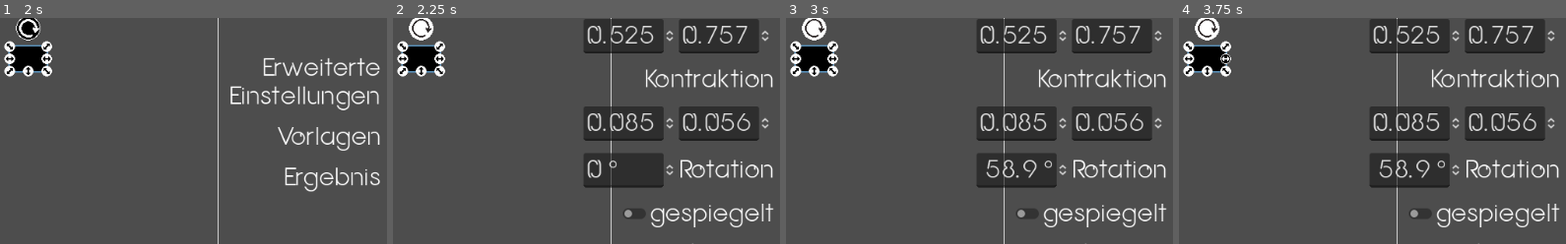
Above: before the commit, frames 1-4 (left to right).
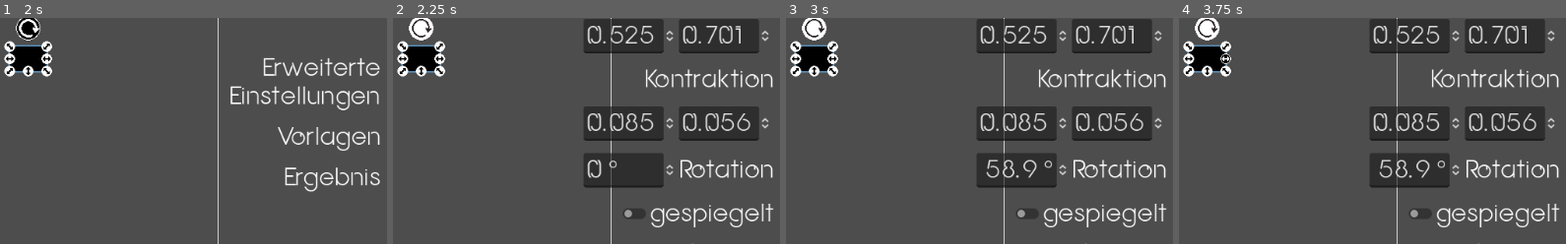
Above: after the commit, the same moments.

Repository: Anomasie/Fractals
Game: Godot game, scene res://scenes/GUI.tscn
The game is run twice, just before and just after one commit, with the same random seed, the same clock (stepped at 60 frames per second) and the same inputs.
Inputs (mouse positions are % of the whole screen's width and height, from its top left):
- Up to frame 1 (2 s): click "Hinzufügen" at 0.5 s; click (54, 27) at 1.25 s
- Up to frame 2 (2.25 s): click "Erweiterte Einstellungen" at 2 s
- Up to frame 3 (3 s): click (54, 33) at 2.75 s
- Up to frame 4 (3.75 s): click (56, 33) at 3.5 s
The pictures show only the part of the screen within x 50-100%, y 24-74%; the shares and areas given below are measured in that part.

Frame 1 is identical in both runs. In frame 2, 0.3% of the frame differs, in the area x 84-92%, y 3-12%; in frame 3, 0.3%; in frame 4, 0.3%.

Commit message:
fixed fourth bug caused by new button system (how many can there be???)

Diff:
--- a/scenes/Rect.gd
+++ b/scenes/Rect.gd
@@ -21,7 +21,7 @@
 var editing_height = false
 var editing_turn = false
 
-var anchor = Vector2i.ZERO
+var anchor = Vector2i(1,1)
 var rect_origin
 
 func _ready():
@@ -114,12 +114,12 @@
 
 func _on_turn_button_pressed():
 	editing_turn = true
-	rect_origin = position + (size/2).rotated(self.rotation)
+	rect_origin = self.position + (size/2).rotated(self.rotation)
 	focus_me.emit()
 
 # real functions
 
-func resize_rect(width, height, current_anchor=Vector2i(-1,1)):
+func resize_rect(width, height, current_anchor=Vector2i(1,1)):
 	var old_size = self.size
 	# prevent rect from being negative sized
 	# or too big (i.e. not a contraction)
@@ -160,7 +160,7 @@
 	var contraction = Contraction.new()
 	contraction.translation = Vector2(
 		(self.get_global_position().x - origin.x + 8) / Global.LOUPE.x,
-		(self.get_global_position().y - origin.y + 8) / Global.LOUPE.y
+		(self.get_global_position().y - origin.y + 8 + 32) / Global.LOUPE.y
 	)
 	contraction.contract = Vector2(
 		self.Rect.size.x / Global.LOUPE.x,
@@ -178,7 +178,7 @@
 		contr.translation.x * Global.LOUPE.x,
 		contr.translation.y * Global.LOUPE.y
 	)
-	self.set_global_position( (real_position - Vector2(8,8)) + origin )
+	self.set_global_position( (real_position - Vector2(8,8 + 32)) + origin )
 	# contraction
 	resize_rect(contr.contract.x * Global.LOUPE.x, contr.contract.y * Global.LOUPE.y)
 	# rotation
--- a/scenes/Rect.tscn
+++ b/scenes/Rect.tscn
@@ -51,8 +51,8 @@
 
 [node name="Container" type="MarginContainer"]
 custom_minimum_size = Vector2(64, 64)
-offset_right = 48.0
-offset_bottom = 48.0
+offset_right = 64.0
+offset_bottom = 80.0
 size_flags_horizontal = 4
 size_flags_vertical = 4
 theme_override_constants/margin_left = 0
